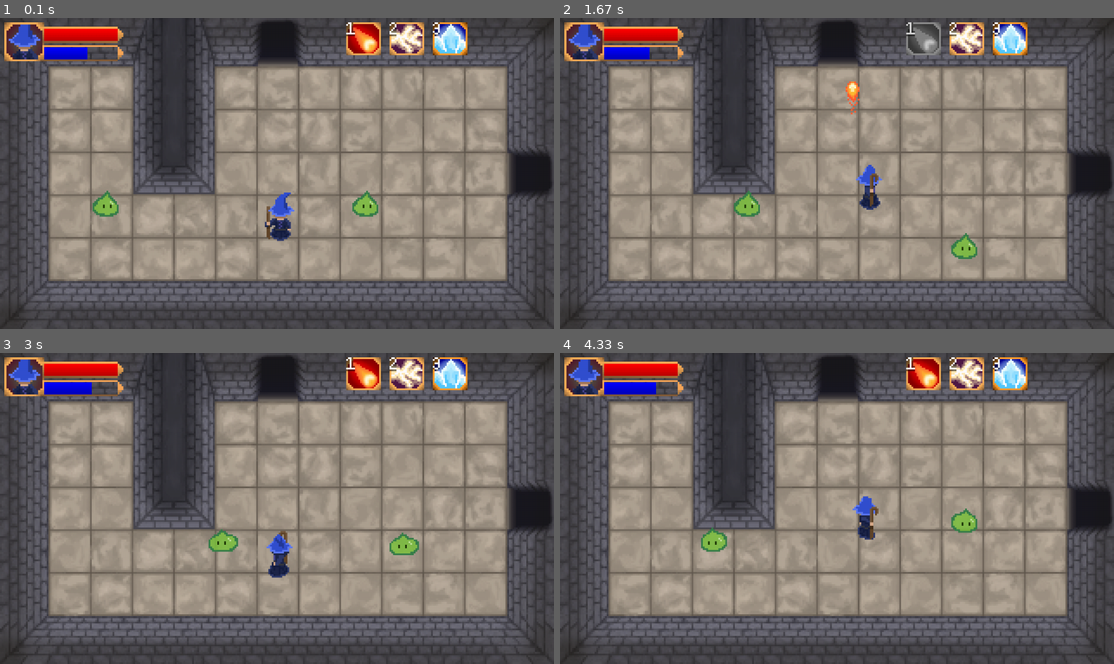
Above: before the commit, frames 1-4 (two rows, left to right).
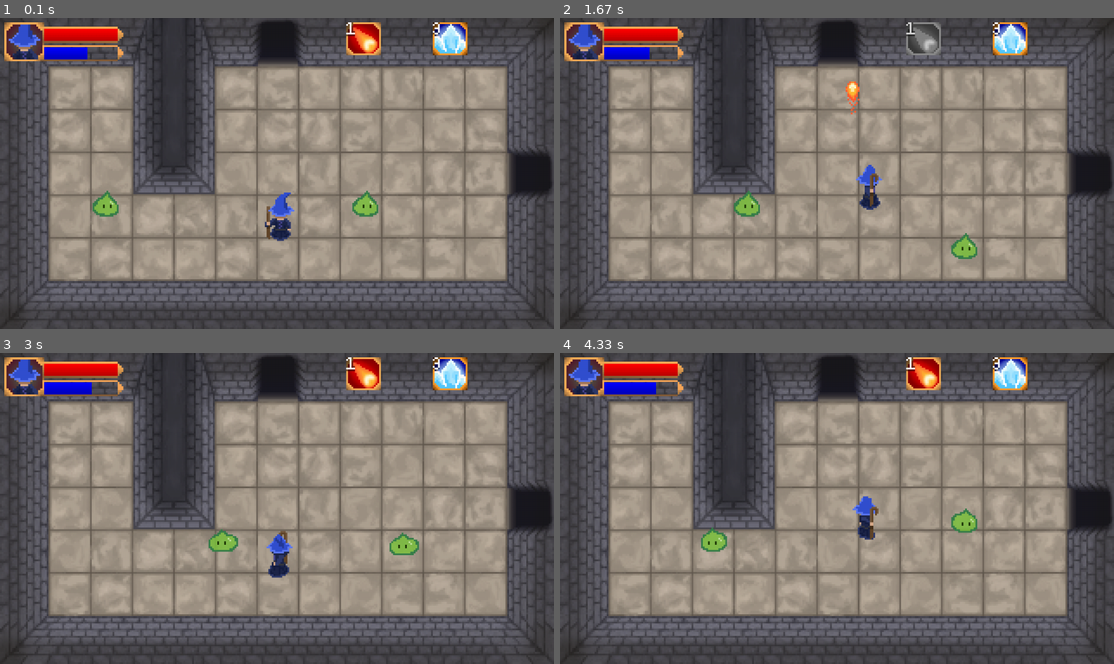
Above: after the commit, the same moments.

Repository: wmunsch/CS183-Group-Game
Game: pygame game, started from engine_Final.py
Same seed, same stepped clock (60 frames per second), same inputs: the game is played once before the commit and once after it.
Inputs:
- Up to frame 1 (0.1 s): no input
- Up to frame 2 (1.67 s): tap 1 at 0.33, 1.65 s; hold Right 0.67-1.13 s; tap 2 at 0.82 s; hold Up 1.17-1.47 s; tap 3 at 1.32 s; hold Right from 1.5 s (still down)
- Up to frame 3 (3 s): release Right at 1.97 s; hold Left 2-2.53 s; tap 2 at 2.15 s; hold Down 2.57-2.87 s; tap 3 at 2.72 s; hold Left from 2.9 s (still down)
- Up to frame 4 (4.33 s): tap 1 at 3.05 s; release Left at 3.3 s; hold Up 3.33-3.7 s; tap 2 at 3.48 s; hold Right from 3.73 s (still down); tap 3 at 3.88 s

The runs differ from the first frame. In frame 1, 0.7% of the frame differs, in the area x 70-77%, y 1-13%; in frame 2, 0.7%; in frame 3, 0.7%; in frame 4, 0.7%.

Commit message:
Add files via upload

Diff:
--- a/engine_Final.py
+++ b/engine_Final.py
@@ -23,12 +23,7 @@
 fireballicongrey = pygame.image.load('graphics/fireballicongrey.png')
 fireballicongrey = fireballicongrey.convert()
 fireballicongrey = pygame.transform.scale(fireballicongrey,(80,76))
-lightningicon = pygame.image.load('graphics/lightningicon.png')
-lightningicon = lightningicon.convert()
-lightningicon = pygame.transform.scale(lightningicon,(80,76))
-lightningicongrey = pygame.image.load('graphics/lightningicongrey.png')
-lightningicongrey = lightningicongrey.convert()
-lightningicongrey = pygame.transform.scale(lightningicongrey,(80,76))
+
 #blackFadeScreen.fill((255,255,255))
 #blackFadeScreen.setAlpha()
 done = False
@@ -565,7 +560,7 @@
             #print("HIT------------")
             self.touchingPlayer = True
 
-        if (self.touchingPlayer == True and player.invulnerable == False):
+        if (self.touchingPlayer == True and player.invulnerable == False and self.isAlive == True):
             if (player.hitbox.x > self.hitbox.x) and (player.hitbox.y > self.hitbox.y):
                 player.rect.move_ip(player.speed*10,player.speed*10)
                 player.hitbox.move_ip(player.speed*10,player.speed*10)
@@ -931,10 +926,6 @@
             else :
                 screen.blit(fireballicongrey,(800,10))
 
-            if (player.mana >=20):
-                screen.blit(lightningicon,(900,10))
-            else :
-                screen.blit(lightningicongrey,(900,10))
             if (player.startCountingCooldown == False and player.mana >=10):
                 screen.blit(icenovaicon,(1000,10))
             else :
